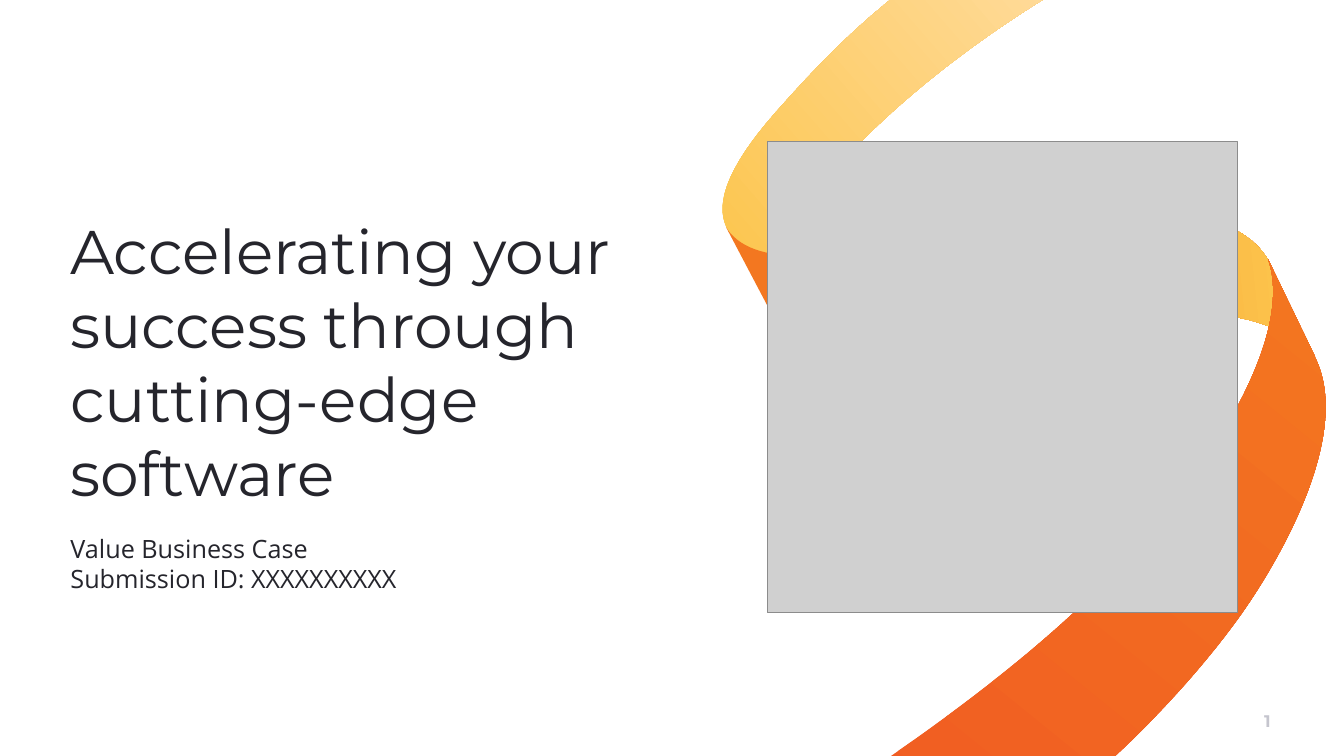
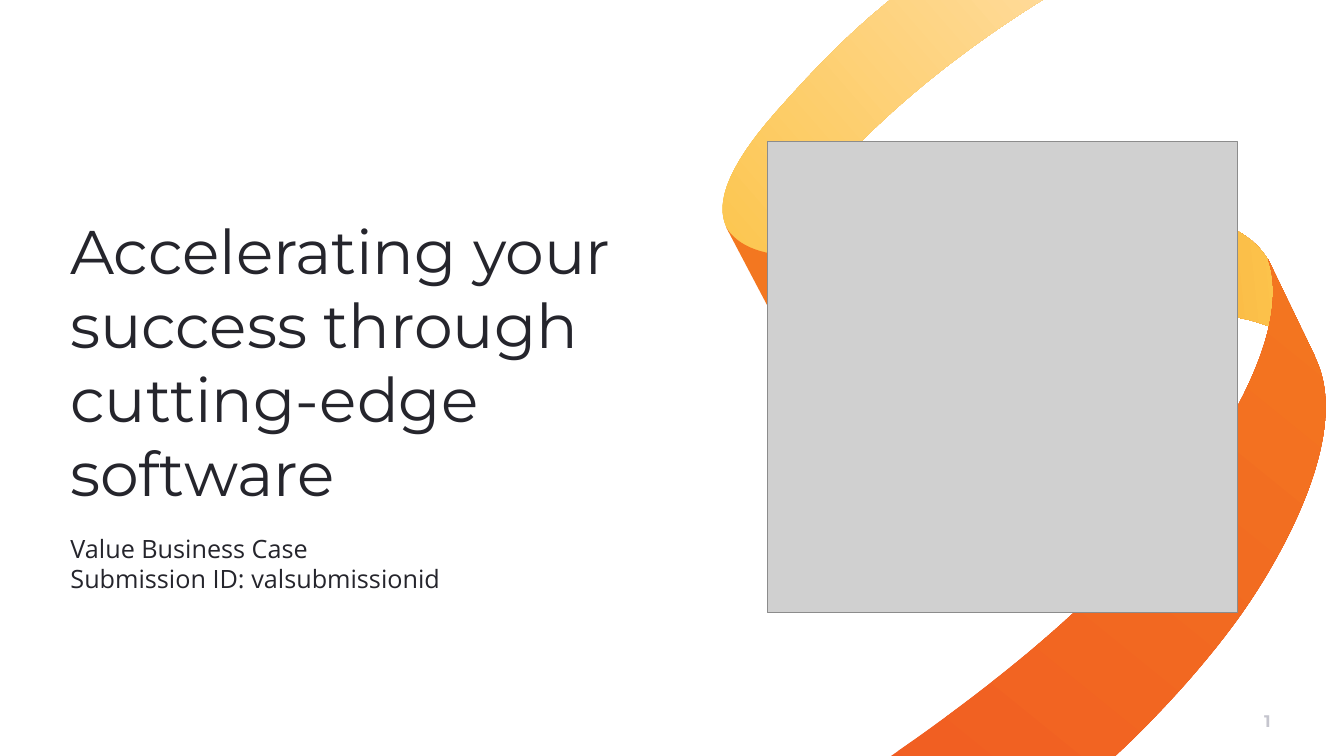
Before and after one commit to muratozdemirpiblo/ppt-api, a slide deck: slide 1 of client.pptx. Drawn at 1344x756 pixels with LibreOffice and Linux fonts; fonts in the diff are those of the drawing; grey boxes stand for pictures; background and template pictures are left out. Boxes give left, top, right and bottom in pixels: in the first picture for what was removed or moved away, otherwise in the second. Text is boxed around its words. In the diff, an @@ line names an element or a change of style, - is before the commit and + after.

```diff
--- a/client.pptx
+++ b/client.pptx
@@ text at [70,569,439,589]: text changed @@
-Submission ID: XXXXXXXXXX
+Submission ID: valsubmissionid
```
Also in this commit, not shown: 1 other slide changed, 6 other files.
